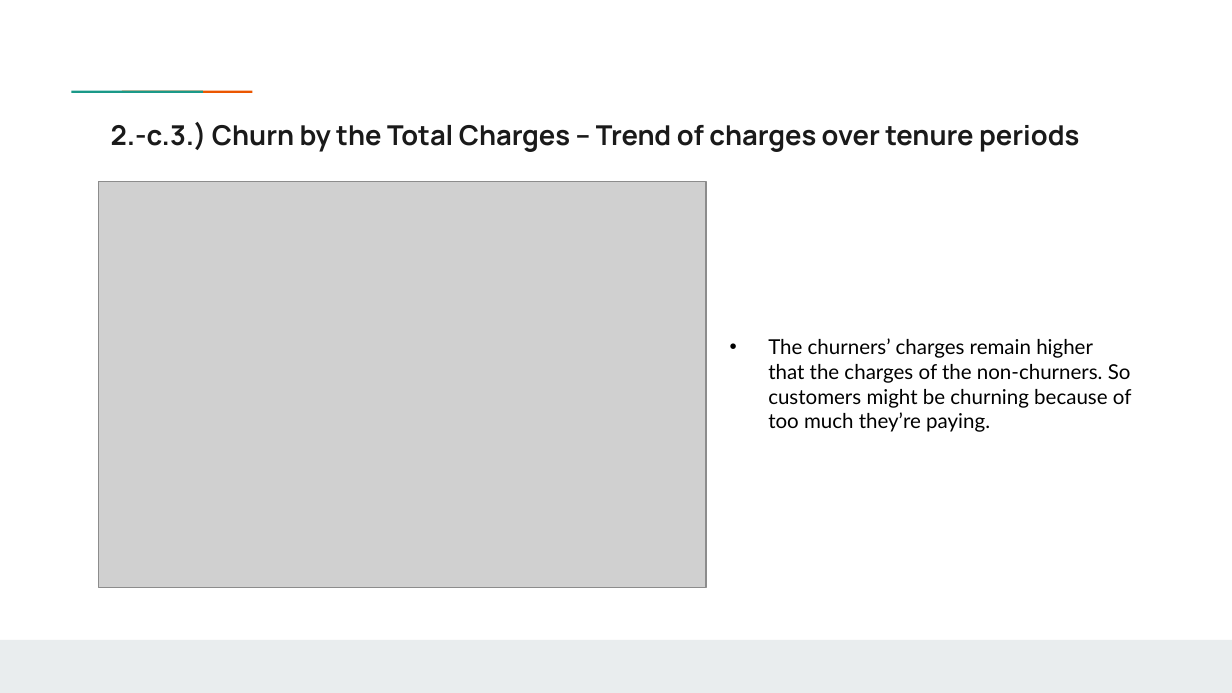
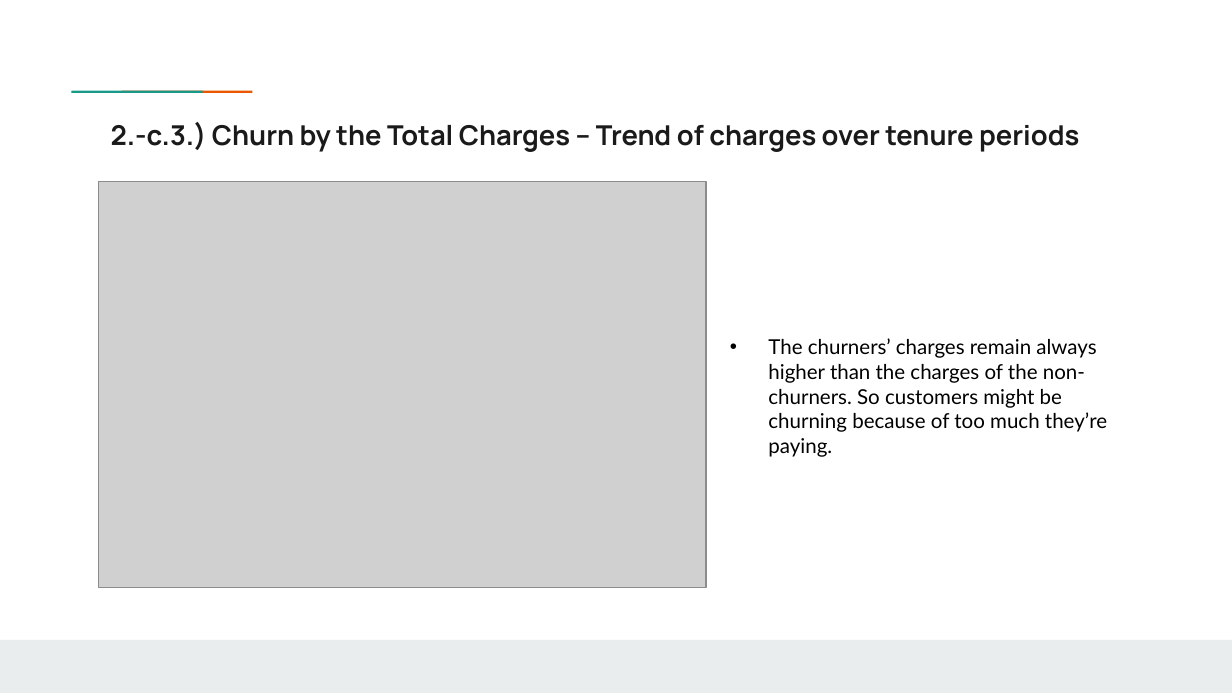
Before and after one commit to weinerkervens/churn_analysis, a slide deck: slide 22 of presentation.pptx. Drawn at 1232x693 pixels with LibreOffice and Linux fonts; fonts in the diff are those of the drawing; grey boxes stand for pictures; background and template pictures are left out. Boxes give left, top, right and bottom in pixels: in the first picture for what was removed or moved away, otherwise in the second. Text is boxed around its words. In the diff, an @@ line names an element or a change of style, - is before the commit and + after.

```diff
--- a/presentation.pptx
+++ b/presentation.pptx
@@ text at <box>768,338,1107,457</box>: text changed @@
-• The churners’ charges remain higher that the charges of the non-churners. So customers might be churning because of too much they’re paying.
+• The churners’ charges remain always higher than the charges of the non-churners. So customers might be churning because of too much they’re paying.
```
Also in this commit, not shown: 3 other slides changed, 9 slides added, 3 slides removed.
